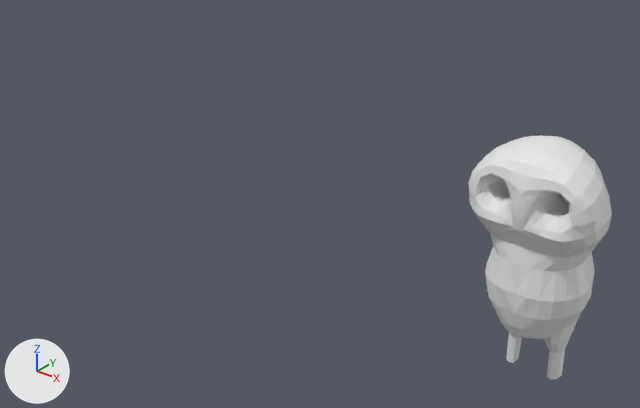
The Blender file Owl_statue.blend, before and after one commit.
The view is the same before and after, from a camera (50 mm lens) standing at (9.2, -20.2, 10.3) and looking at (-9.1, 2.6, -3.8). Lighting does not change. The marker at lower left points along +X, +Y and +Z.
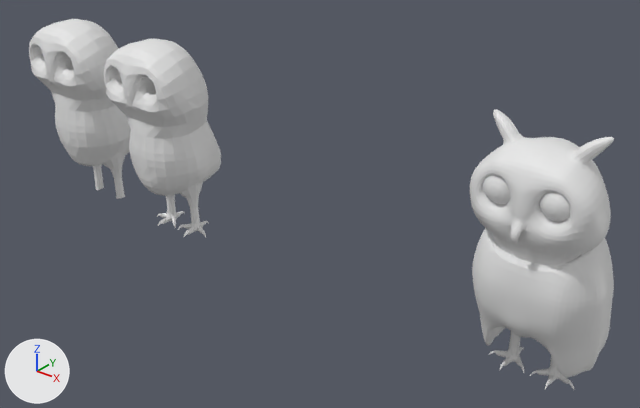
Commit message: Before wings and claws

Edits to the bpy script that builds the scene:
```text
Change me_plane:
    used by ob_plane; location = (-0.06, 0.04, -0.56); rotation_euler = (1.676, 0.0, 0.0), in degrees (96, 0, 0); scale = (0.0838, 0.09, 0.09)
    remove me_plane.from_pydata(...)  # 330 vertices, 301 faces; spans x 0.0..23.5, y -72.0..19.1, z -42.4..0.7
    add me_plane.from_pydata(...)  # 995 vertices, 960 faces; spans x 0.0..2.1, y -6.6..2.2, z -4.2..0.3
    me_plane part 1: 330 vertices removed from x 0.0..23.5, y -72.0..19.1, z -42.4..0.7; 995 vertices added at x 0.0..2.1, y -6.6..2.2, z -4.2..0.3
Add me_sphere:
    me_sphere.from_pydata(...)  # a UV sphere (16 segments, 12 rings, poles along z) spanning x -1.0..1.0, y -1.0..1.0, z -1.0..1.0
Add me_plane_002:
    me_plane_002.from_pydata(...)  # 681 vertices, 656 faces; spans x 0.0..1.97, y -6.61..1.72, z -3.86..0.07
Add me_plane_001:
    me_plane_001.from_pydata(...)  # 368 vertices, 337 faces; spans x 0.0..23.5, y -71.8..19.1, z -42.4..0.7
Change ob_plane:
    ob_plane.scale: (0.0838, 0.09, 0.09) -> (1.0, 1.0, 1.0)
    add _m = ob_plane.modifiers.new('Subdivision', 'SUBSURF')
    add _m.render_levels = 1
Add ob_eyes:
    ob_eyes = bpy.data.objects.new('Eyes', me_sphere)
    ob_eyes.location = (0.79, 0.69, -0.04)
    ob_eyes.rotation_euler = (1.603, 0.0442, -0.0109)  # degrees (92, 2.5, -0.6)
    ob_eyes.scale = (0.594, 0.594, 0.594)
    _m = ob_eyes.modifiers.new('Mirror', 'MIRROR')
    _m.mirror_object = ob_plane
Add ob_plane_002:
    ob_plane_002 = bpy.data.objects.new('Plane.002', me_plane_002)
    ob_plane_002.location = (-16.21, 0.04, -0.56)
    ob_plane_002.rotation_euler = (1.676, 0.0, 0.0)  # degrees (96, 0, 0)
    _m = ob_plane_002.modifiers.new('Mirror', 'MIRROR')
    _m.use_clip = True
Add ob_plane_001:
    ob_plane_001 = bpy.data.objects.new('Plane.001', me_plane_001)
    ob_plane_001.location = (-21.03, 0.04, -0.56)
    ob_plane_001.rotation_euler = (1.676, 0.0, 0.0)  # degrees (96, 0, 0)
    ob_plane_001.scale = (0.0838, 0.09, 0.09)
    _m = ob_plane_001.modifiers.new('Mirror', 'MIRROR')
    _m.use_clip = True
```

Where the change shows, as pixel boxes (x1, y1, x2, y2) in the pictures (640 x 408 px):
'Plane', reshaped, modifiers changed, rescaled (15% taller): before (469, 135, 612, 379); after (470, 109, 614, 389)
'Plane.002', added: after (104, 39, 221, 238)
'Plane.001', added: after (29, 19, 131, 199)
'Eyes', added: after (483, 175, 570, 222)
